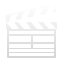
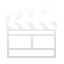
Layer changes from the first 64x64 image to the second:
added layer "icon_videos copy" in group "Group 1" over [9,42,54,53]
hid "icon_videos" (1st of 2, in "Group 1") over [9,42,54,53]
